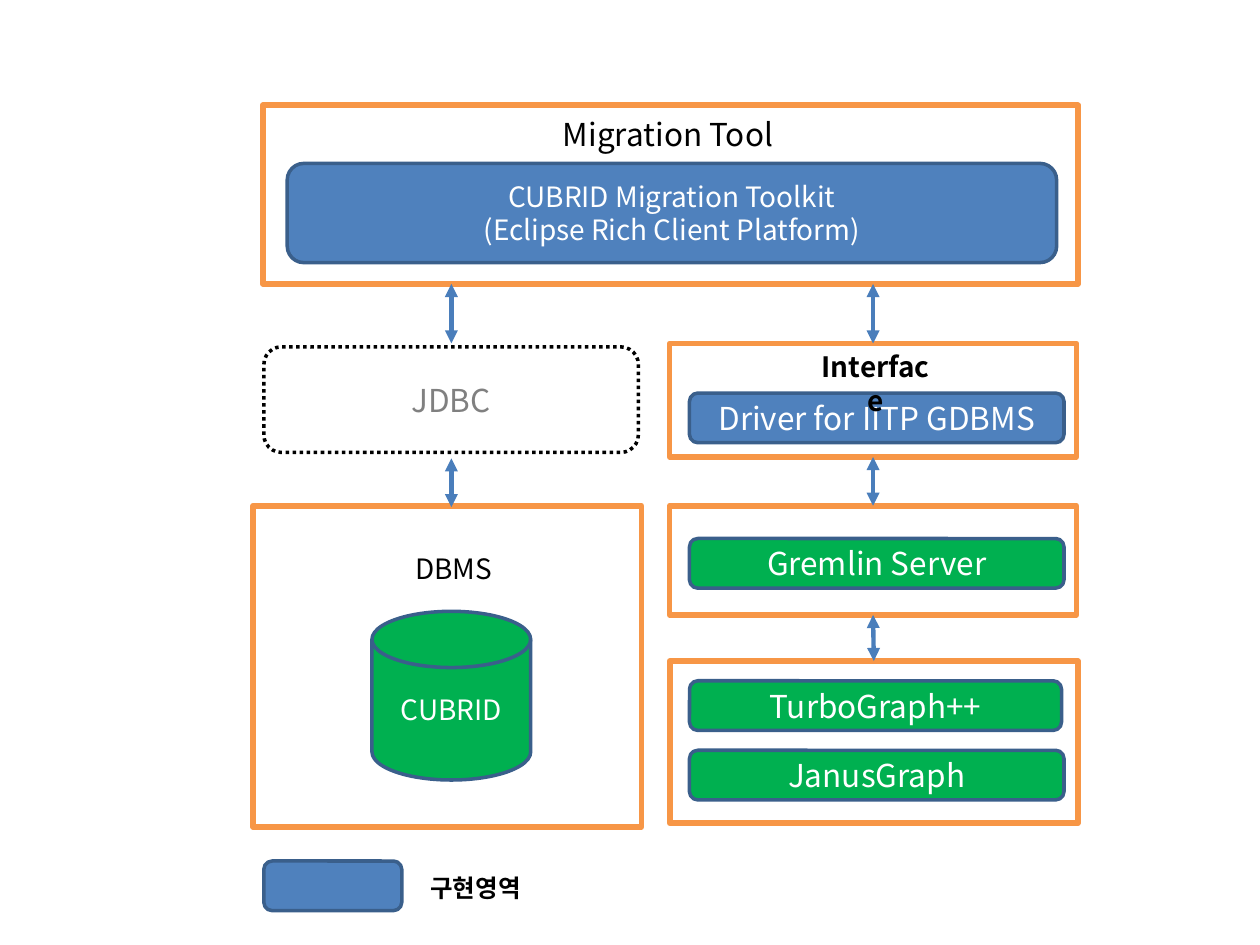
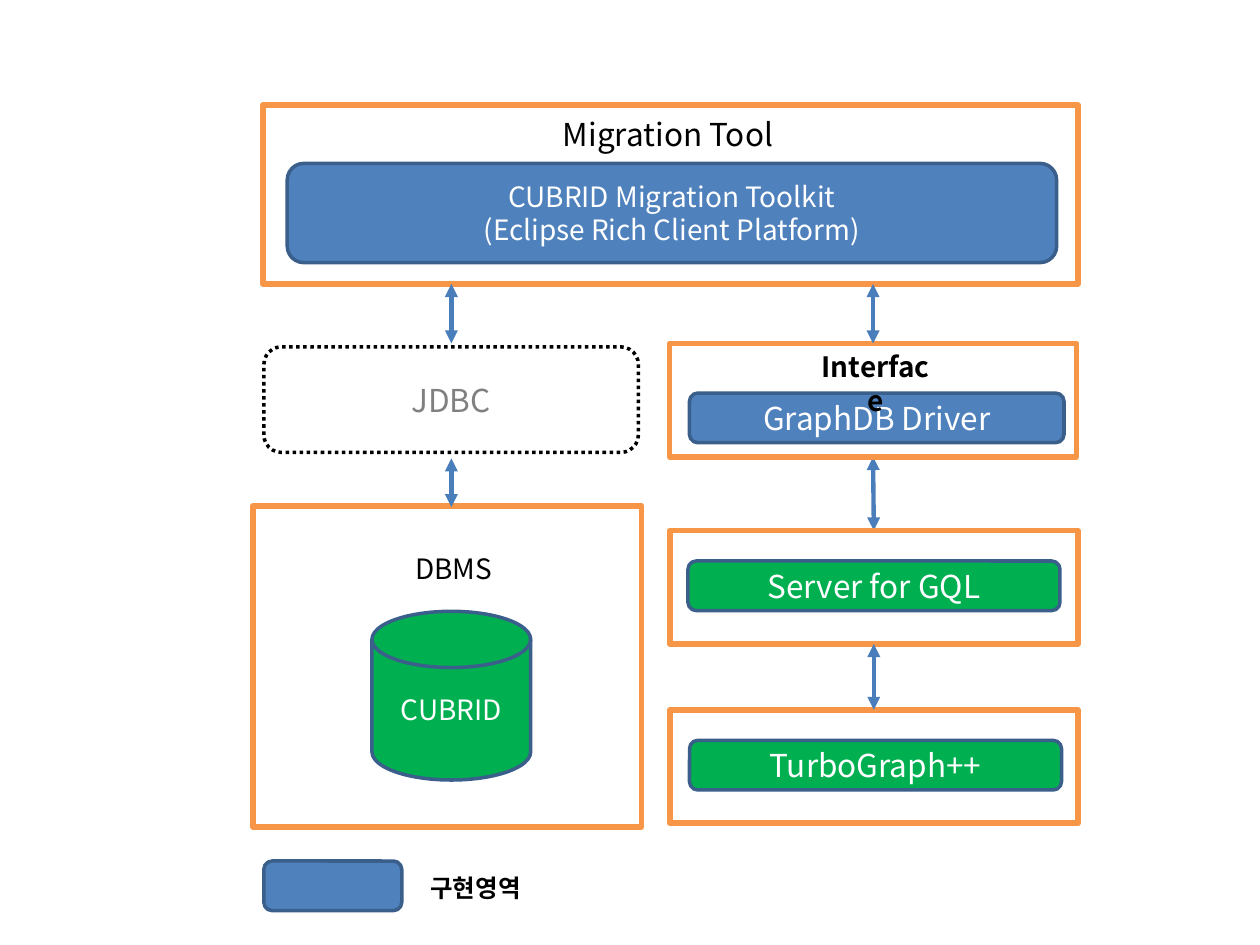
Before and after one commit to postech-dblab-iitp/migration-toolkit, a slide deck: slide 1 of MiT_docs/002. 구조설계서/Rough_Architecture_for_GDBMS_Migration_Tool_(IITP).pptx. Drawn at 1260x945 pixels with LibreOffice and Linux fonts; fonts in the diff are those of the drawing. Boxes give left, top, right and bottom in pixels: in the first picture for what was removed or moved away, otherwise in the second. Text is boxed around its words. In the diff, an @@ line names an element or a change of style, - is before the commit and + after.

Commit message:
아키텍처 그림 변경 반영

```diff
--- a/MiT_docs/002. 구조설계서/Rough_Architecture_for_GDBMS_Migration_Tool_(IITP).pptx
+++ b/MiT_docs/002. 구조설계서/Rough_Architecture_for_GDBMS_Migration_Tool_(IITP).pptx
@@ text in rounded rectangle at (x1=763, y1=398, x2=990, y2=437): text changed @@
-Driver for IITP GDBMS
+GraphDB Driver
@@ double arrow moved from (873, 615) - (874, 662) to (873, 457) - (874, 530) @@
@@ rectangle removed at (x1=669, y1=505, x2=1076, y2=615) @@
@@ rectangle added at (x1=669, y1=530, x2=1077, y2=644), outline #F79646 3.25 pt, 18 pt, text #FFFFFF @@
+0
@@ rounded rectangle "Server for GQL" moved from (x1=689, y1=538, x2=1063, y2=587) to (x1=688, y1=561, x2=1060, y2=610) @@
@@ text in rounded rectangle at (x1=768, y1=572, x2=980, y2=604): text changed @@
-Gremlin Server
+Server for GQL
@@ double arrow moved from (873, 457) - (873, 505) to (874, 644) - (874, 709) @@
@@ rectangle resized from (x1=669, y1=662, x2=1077, y2=824) to (x1=669, y1=709, x2=1077, y2=823) @@
@@ rounded rectangle "TurboGraph++" moved from (x1=689, y1=680, x2=1061, y2=730) to (x1=689, y1=741, x2=1061, y2=790) @@
@@ rounded rectangle removed at (x1=689, y1=750, x2=1063, y2=799) @@
-JanusGraph
```
